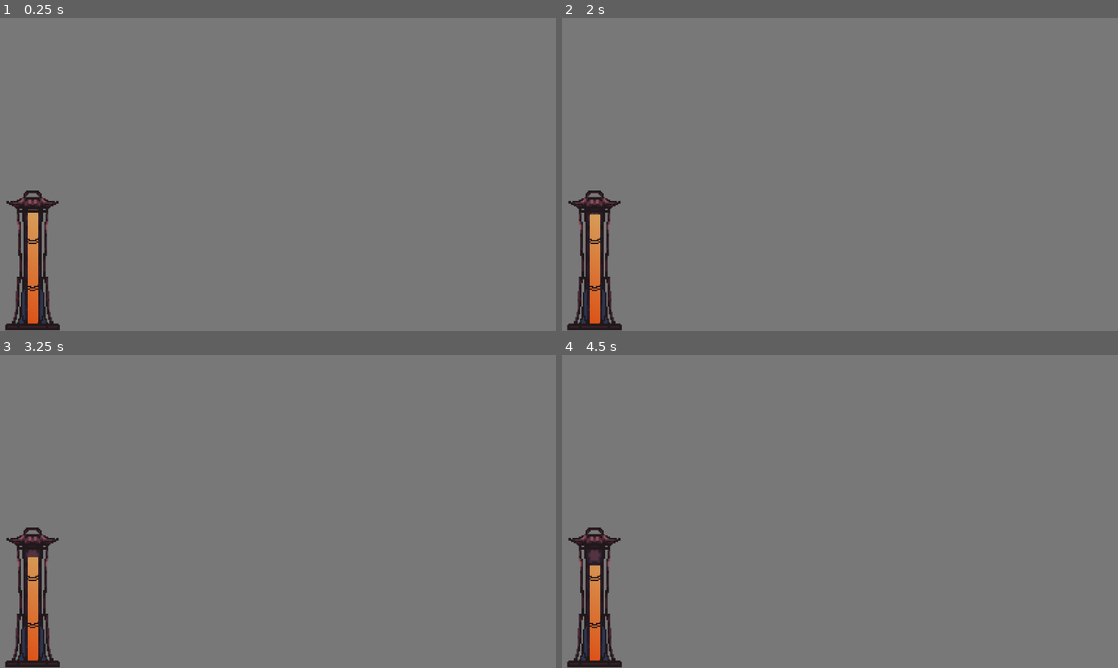
Above: before the commit, frames 1-4 (two rows, left to right).
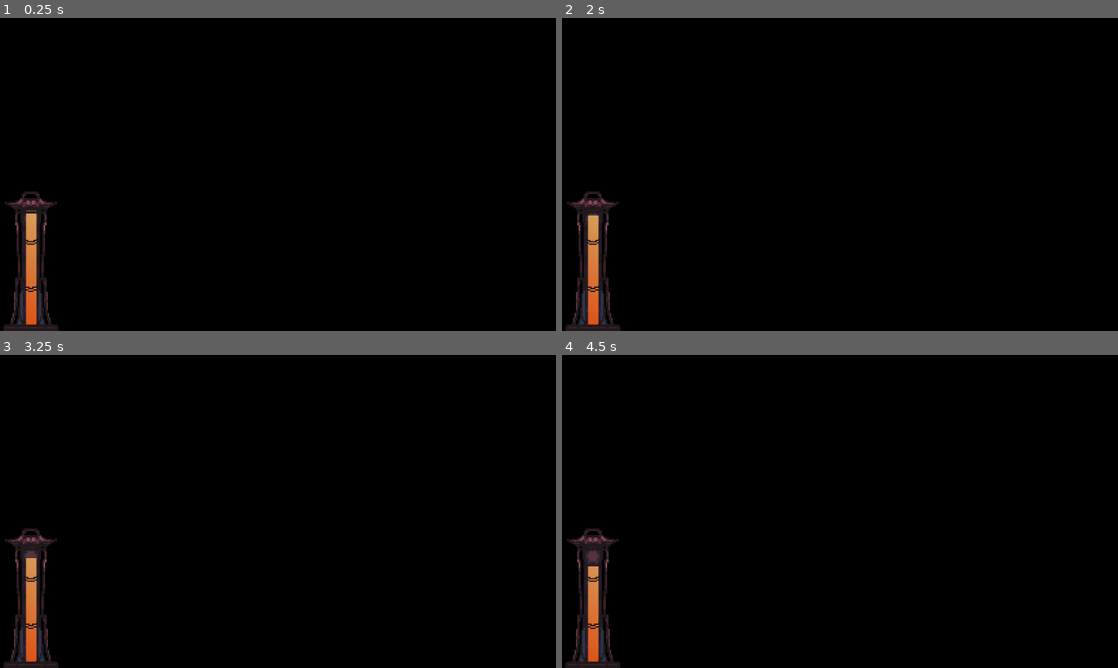
Above: after the commit, the same moments.

Repository: longv1-code/chillennium-26
Game: Godot game, scene res://sanitybar.tscn
Same seed, same stepped clock (60 frames per second), same inputs: the game is played once before the commit and once after it.
Inputs:
- Up to frame 1 (0.25 s): no input
- Up to frame 2 (2 s): tap Enter at 0.5 s; hold D (move_right) 0.53-1.28 s; hold F (interact) 0.53-1.28 s; tap Space (qte_action) at 1.25, 1.35 s; hold S (move_down) from 1.28 s (still down)
- Up to frame 3 (3.25 s): tap Enter at 2 s; release S (move_down) at 2.03 s; hold D (move_right) 2.03-2.78 s; hold F (interact) 2.03-2.78 s; tap Space (qte_action) at 2.75, 2.85 s; hold W (move_up) from 2.78 s (still down)
- Up to frame 4 (4.5 s): release W (move_up) at 3.53 s; hold F (interact) 3.53-4.28 s; hold A (move_left) from 3.53 s (still down); tap Enter at 4.25 s; tap Space (qte_action) at 4.35 s

The runs differ from the first frame. In frame 1, 99% of the frame differs, in the area x 0-100%, y 0-100%; in frame 2, 99%; in frame 3, 99%; in frame 4, 99%.

Commit message:
adjusted sanitybar pos

Diff:
--- a/player.tscn
+++ b/player.tscn
@@ -209,16 +209,19 @@
 script = ExtResource("1_4flbx")
 
 [node name="CollisionShape2D" type="CollisionShape2D" parent="." unique_id=1647845844]
+visible = false
 scale = Vector2(0.6948536, 0.6948536)
 shape = SubResource("CapsuleShape2D_onrkg")
 
 [node name="DetectionArea" type="Area2D" parent="." unique_id=98532339]
+visible = false
 scale = Vector2(0.6948536, 0.6948536)
 
 [node name="CollisionShape2D" type="CollisionShape2D" parent="DetectionArea" unique_id=1489854229]
 shape = SubResource("CircleShape2D_onrkg")
 
 [node name="InteractionArea" type="Area2D" parent="." unique_id=474102073]
+visible = false
 scale = Vector2(0.6948536, 0.6948536)
 
 [node name="CollisionShape2D" type="CollisionShape2D" parent="InteractionArea" unique_id=948666137]
--- a/project.godot
+++ b/project.godot
@@ -65,4 +65,4 @@
 [rendering]
 
 rendering_device/driver.windows="d3d12"
-environment/defaults/default_clear_color=Color(0.47007585, 0.47007585, 0.47007585, 1)
+environment/defaults/default_clear_color=Color(0, 0, 0, 1)
--- a/sanitybar.gd
+++ b/sanitybar.gd
@@ -1,8 +1,6 @@
 extends Control
 
 @onready var bar = $SanityBar
-@onready var housing_1 = $TextureRect
-@onready var housing_2 = $TextureRect2
 
 # load housing
 var h1_tex_1 = preload("res://sanity_bar_stages/sanitybar_1b.png")
--- a/sanitybar.tscn
+++ b/sanitybar.tscn
@@ -29,17 +29,14 @@
 
 [node name="SanityBar" type="TextureProgressBar" parent="." unique_id=668317020]
 layout_mode = 1
-anchors_preset = 8
-anchor_left = 0.5
-anchor_top = 0.5
-anchor_right = 0.5
-anchor_bottom = 0.5
-offset_left = -630.0
-offset_top = 41.5
-offset_right = -486.0
-offset_bottom = 401.5
-grow_horizontal = 2
-grow_vertical = 2
+anchors_preset = 2
+anchor_top = 1.0
+anchor_bottom = 1.0
+offset_left = 1.0
+offset_top = -304.0
+offset_right = 145.0
+offset_bottom = 56.0
+grow_vertical = 0
 step = 0.01
 value = 100.0
 fill_mode = 3
@@ -47,23 +44,3 @@
 texture_over = ExtResource("3_fc64e")
 texture_progress = SubResource("GradientTexture2D_fc64e")
 texture_progress_offset = Vector2(60.725, 49.71)
-
-[node name="TextureRect" type="TextureRect" parent="." unique_id=1014496159]
-visible = false
-z_index = -1
-layout_mode = 0
-offset_left = 7.0
-offset_top = 379.0
-offset_right = 151.0
-offset_bottom = 739.0
-texture = ExtResource("2_rxdkn")
-
-[node name="TextureRect2" type="TextureRect" parent="." unique_id=1224827568]
-visible = false
-z_index = 1
-layout_mode = 0
-offset_left = 7.0
-offset_top = 382.0
-offset_right = 151.0
-offset_bottom = 742.0
-texture = ExtResource("3_fc64e")
--- a/scenes/game.tscn
+++ b/scenes/game.tscn
@@ -1,10 +1,10 @@
 [gd_scene format=3 uid="uid://sneowpihj7ic"]
 
+[ext_resource type="PackedScene" path="res://scenes/void_tm.tscn" id="1_iywne"]
 [ext_resource type="PackedScene" uid="uid://cv6egniu8glmy" path="res://sanitybar.tscn" id="1_lnu2h"]
 [ext_resource type="PackedScene" uid="uid://8taesmmsmvrb" path="res://qteui.tscn" id="2_lbhrr"]
 [ext_resource type="PackedScene" uid="uid://bthdv30137x3d" path="res://player.tscn" id="3_iywne"]
 [ext_resource type="PackedScene" uid="uid://dhwe0e6bpik2p" path="res://health_ui.tscn" id="4_p57ef"]
-[ext_resource type="PackedScene" path="res://scenes/evil_tm.tscn" id="6_p57ef"]
 
 [sub_resource type="GDScript" id="GDScript_80nbo"]
 script/source = "extends Node2D
@@ -26,18 +26,20 @@
 [node name="Game" type="Node2D" unique_id=95656525]
 script = SubResource("GDScript_80nbo")
 
+[node name="void_tm" parent="." unique_id=964716213 instance=ExtResource("1_iywne")]
+
 [node name="UI" type="CanvasLayer" parent="." unique_id=1775418828]
 
 [node name="SanityBar" parent="UI" unique_id=1310427511 instance=ExtResource("1_lnu2h")]
-anchors_preset = 4
-anchor_top = 0.5
+anchors_preset = 2
+anchor_top = 1.0
 anchor_right = 0.0
-anchor_bottom = 0.5
-offset_left = 7.0
-offset_top = 10.0
-offset_right = 7.0
-offset_bottom = 10.0
+offset_left = 0.0
+offset_top = -24.0
+offset_right = 0.0
+offset_bottom = -24.0
 grow_horizontal = 1
+grow_vertical = 0
 
 [node name="QTEUI" parent="UI" unique_id=1385992707 instance=ExtResource("2_lbhrr")]
 offset_left = 663.0
@@ -54,8 +56,6 @@
 [node name="Player" parent="." unique_id=826294922 instance=ExtResource("3_iywne")]
 position = Vector2(1391, -9)
 
-[node name="evil_tm" parent="." unique_id=1464706506 instance=ExtResource("6_p57ef")]
-
 [node name="CanvasModulate" type="CanvasModulate" parent="." unique_id=1236499846]
 visible = false
 color = Color(0, 0, 0, 1)
